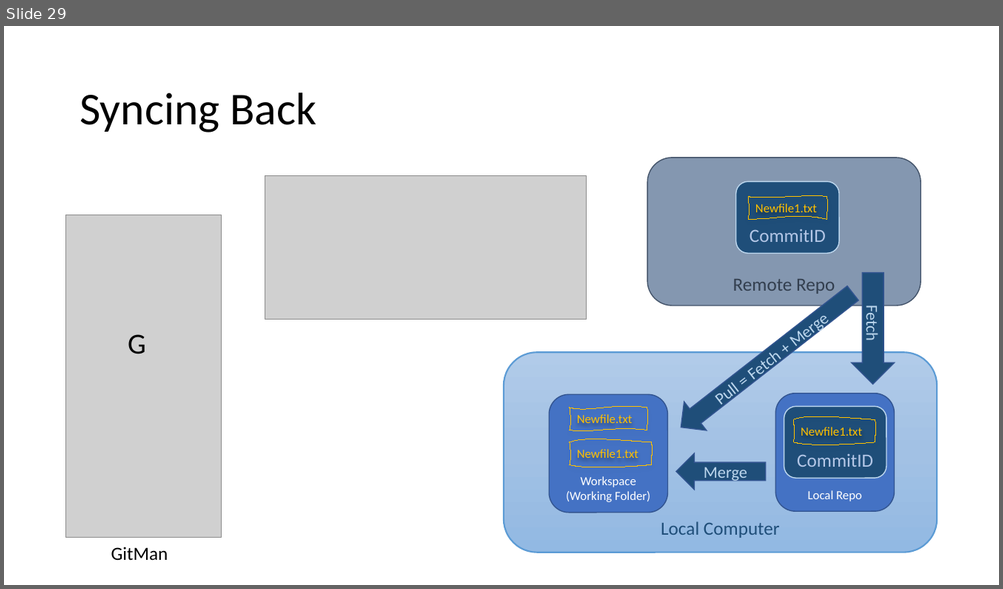
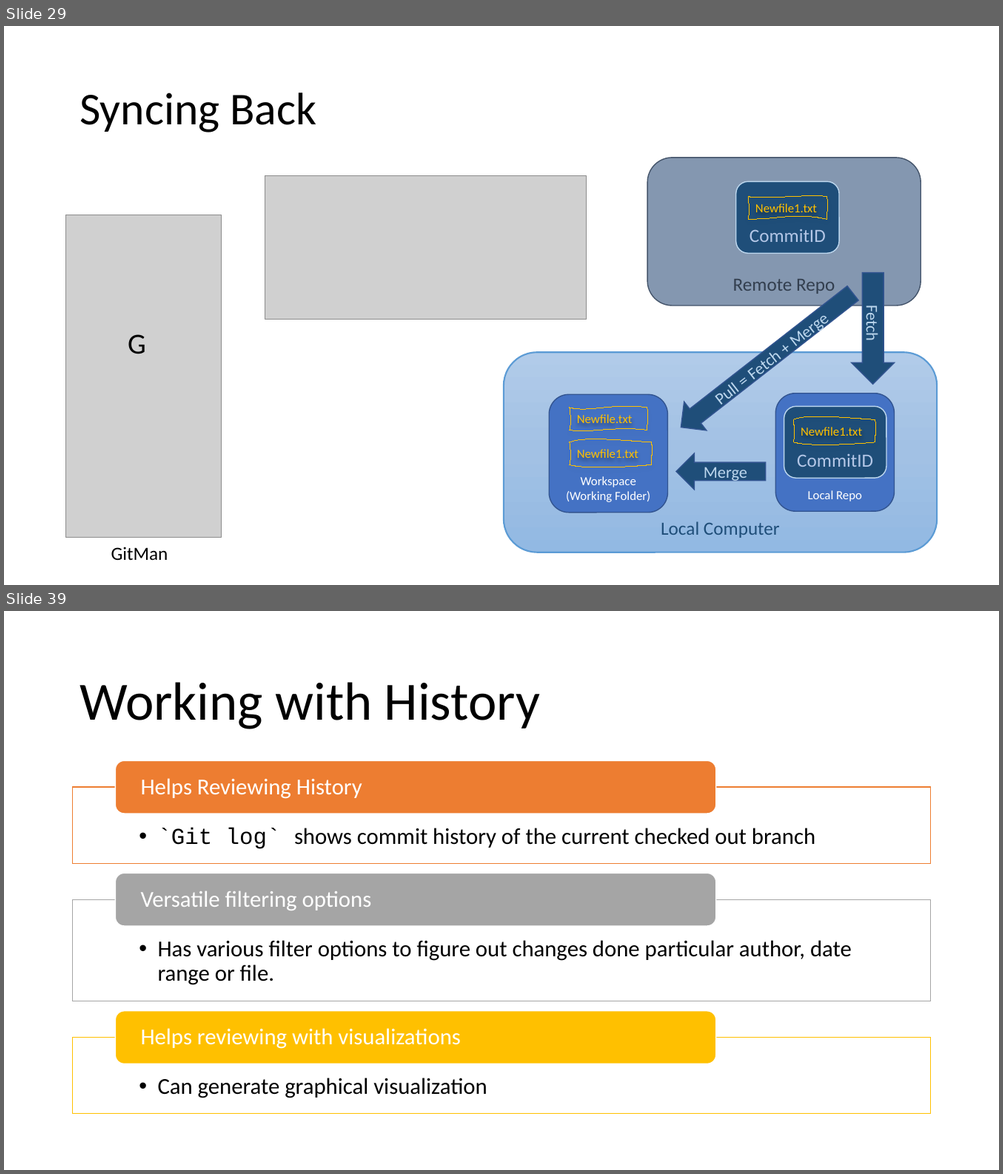
Before and after one commit to LearnWithCSA/GitWorkshop, a slide deck: SlideDeck/Git for Infra.pptx. Shown one above the other, each under a label of ours: slide 29 before the commit, slides 29 and 39 after it; the slides between them are not shown. The pictures are 1003x589 and 1003x1174 pixels, drawn with LibreOffice and Linux fonts; fonts in the diff are those of the drawing; grey boxes stand for pictures. Boxes give left, top, right and bottom in pixels: in the first picture for what was removed or moved away, otherwise in the second. Text is boxed around its words. In the diff, an @@ line names an element or a change of style, - is before the commit and + after.

```diff
--- a/SlideDeck/Git for Infra.pptx
+++ b/SlideDeck/Git for Infra.pptx
@@ slide 39 added at (x1=4, y1=611, x2=999, y2=1170), background #FFFFFF @@
@@ title added at (x1=79, y1=682, x2=540, y2=729), 52 pt, text #000000 @@
+Working with History
@@ group added at (x1=73, y1=761, x2=930, y2=1114): 6 texts, 3 rectangles, 3 rounded rectangles @@
+  • `Git log` shows commit history of the current checked out branch
+Helps Reviewing History
+  • Has various filter options to figure out changes done particular author, date range or file.
+Versatile filtering options
+  • Can generate graphical visualization
+Helps reviewing with visualizations
```
Also in this commit, not shown: 4 slides changed, 10 other slides added, 1 slide removed, 2 other files.
